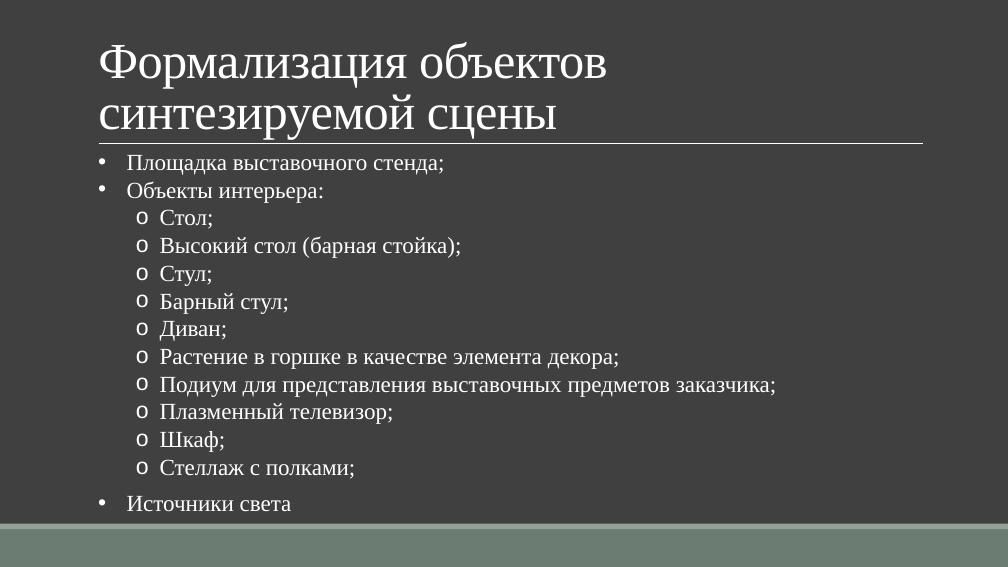
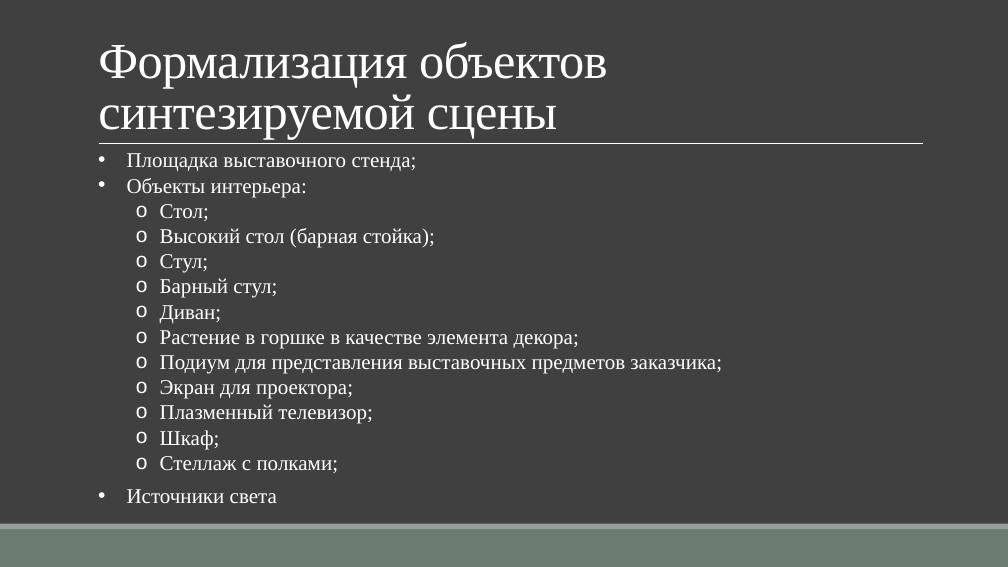
Before and after one commit to TheSawIsTheLaw/ComputerGraphicsCoursework, a slide deck: slide 3 of Presentation/CurseWorkYakuba.pptx. Drawn at 1008x567 pixels with LibreOffice and Linux fonts; fonts in the diff are those of the drawing. Boxes give left, top, right and bottom in pixels: in the first picture for what was removed or moved away, otherwise in the second. Text is boxed around its words. In the diff, an @@ line names an element or a change of style, - is before the commit and + after.

```diff
--- a/Presentation/CurseWorkYakuba.pptx
+++ b/Presentation/CurseWorkYakuba.pptx
@@ text at bbox=[127, 153, 722, 503]: size 22 to 20 pt @@
@@ text at bbox=[160, 380, 353, 399]: paragraph added @@
+  o Экран для проектора;
```
Also in this commit, not shown: 1 other file.
